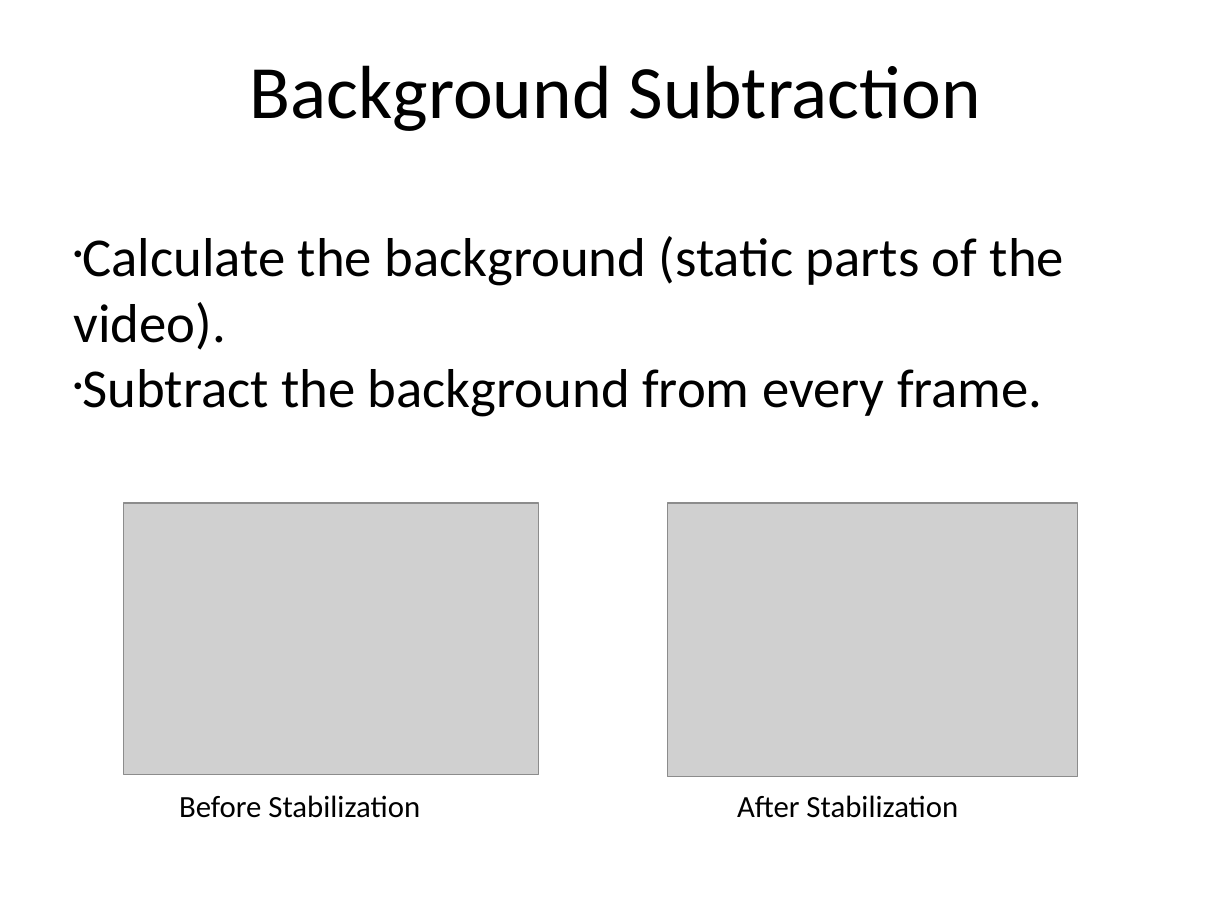
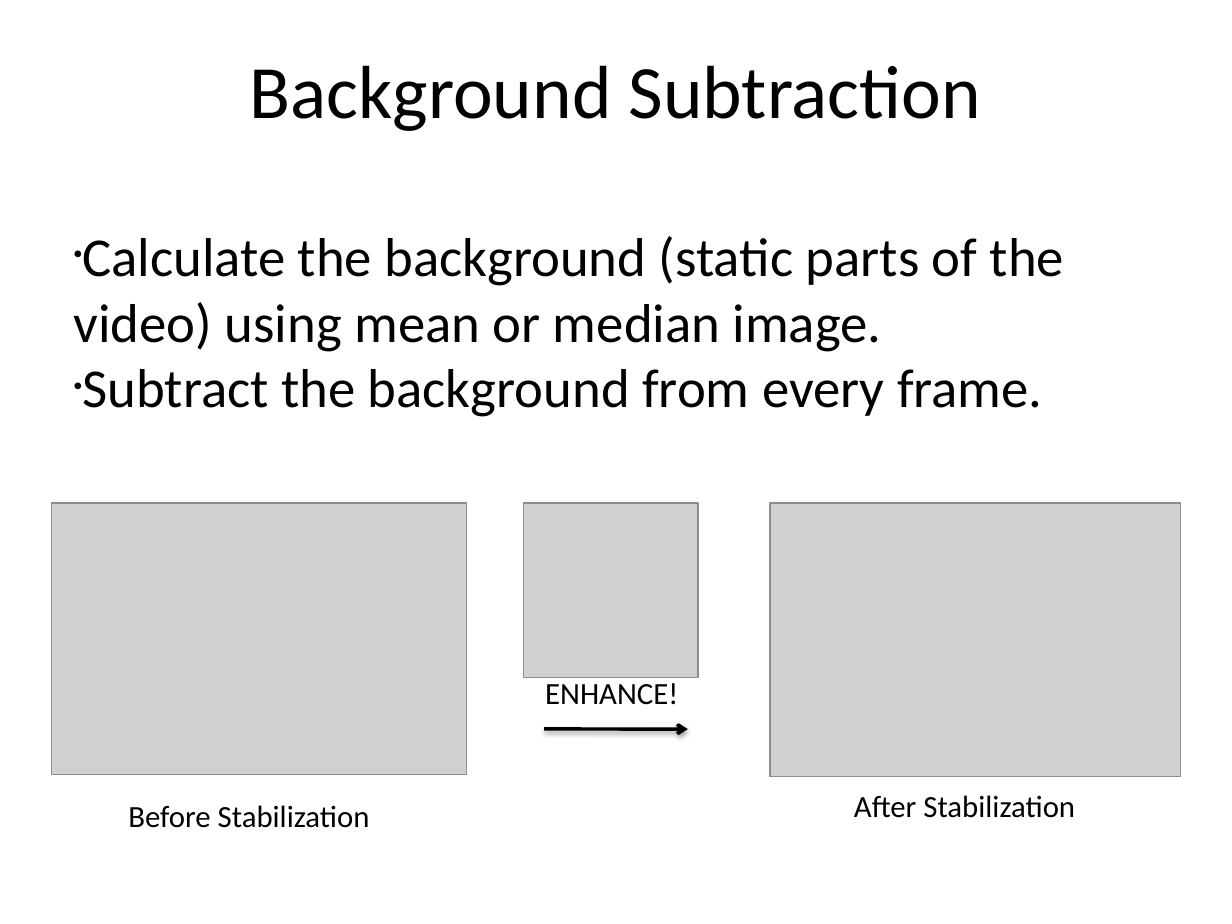
Before and after one commit to shangma/ComputerVisionFinalProject, a slide deck: slide 5 of Final Project.pptx. Drawn at 1232x924 pixels with LibreOffice and Linux fonts; fonts in the diff are those of the drawing; grey boxes stand for pictures. Boxes give left, top, right and bottom in pixels: in the first picture for what was removed or moved away, otherwise in the second. Text is boxed around its words. In the diff, an @@ line names an element or a change of style, - is before the commit and + after.

```diff
--- a/Final Project.pptx
+++ b/Final Project.pptx
@@ text at bbox=[74, 236, 1064, 352]: text changed @@
-• Calculate the background (static parts of the video).
+• Calculate the background (static parts of the video) using mean or median image.
@@ picture: place and size @@
-picture at bbox=[123, 503, 538, 774]
+picture at bbox=[52, 503, 467, 774]
@@ picture added at bbox=[524, 503, 699, 678] @@
@@ picture: place and size @@
-picture at bbox=[668, 503, 1078, 776]
+picture at bbox=[770, 503, 1180, 776]
@@ text added at bbox=[545, 683, 678, 705], 18 pt, text #000000 @@
+ENHANCE!
@@ arrow added from (545, 729) to (687, 729), #000000 2 pt @@
@@ text "Before Stabilization": place and size @@
-text "Before Stabilization" at bbox=[179, 795, 420, 818]
+text "Before Stabilization" at bbox=[128, 805, 370, 828]
@@ text "After Stabilization": place and size @@
-text "After Stabilization" at bbox=[737, 795, 958, 818]
+text "After Stabilization" at bbox=[854, 795, 1075, 818]
```
Also in this commit, not shown: 4 other slides changed, 1 slide added.
